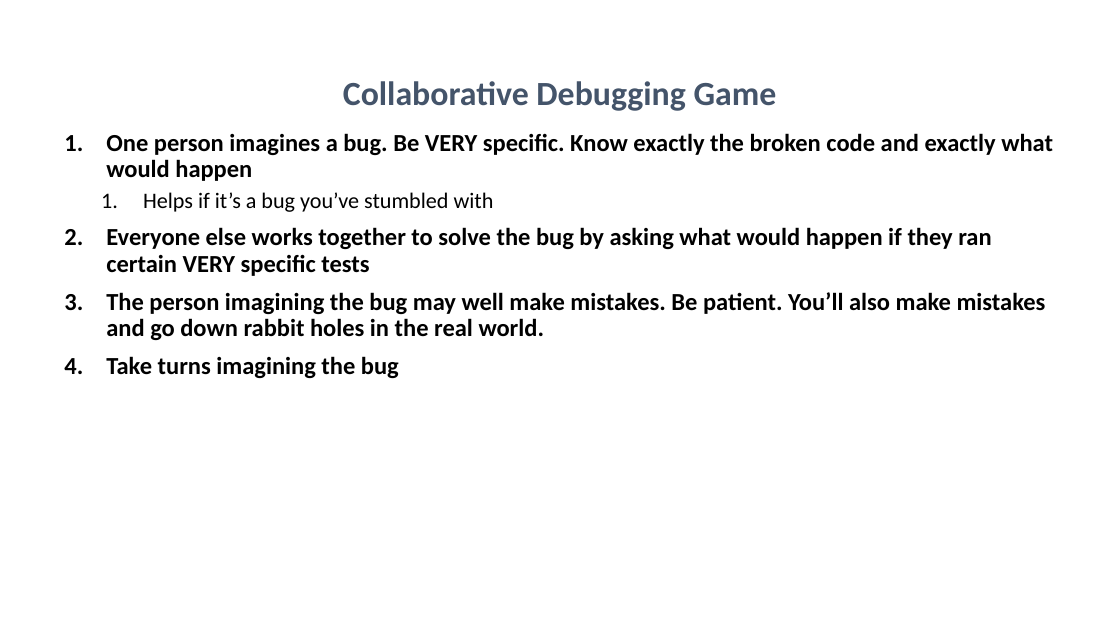
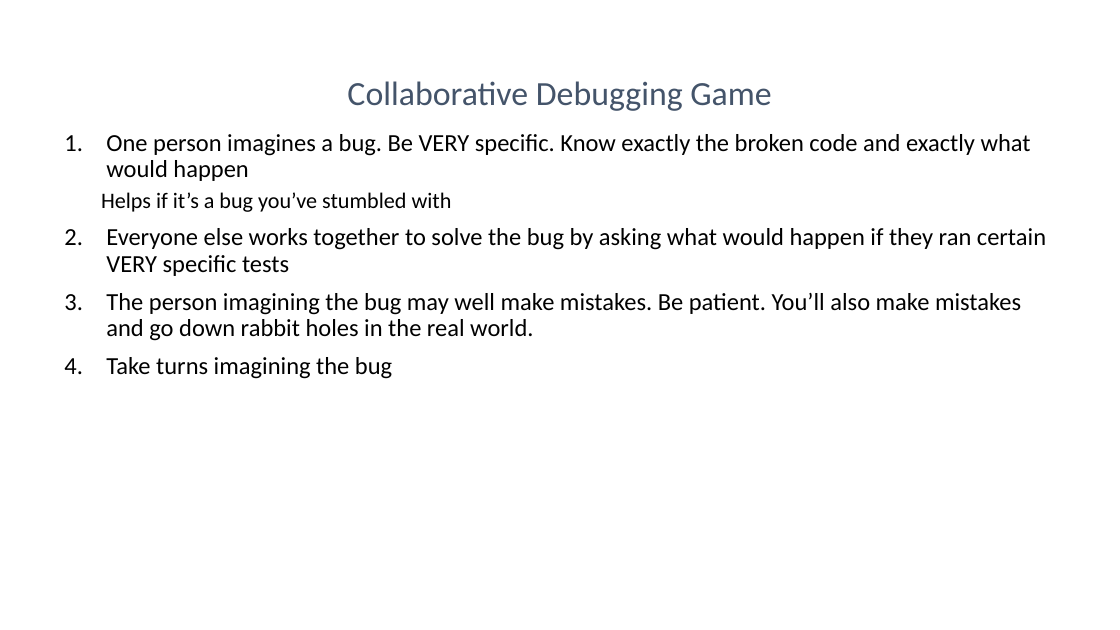
Before and after one commit to KathleenDollard/talks-debugging, a slide deck: slide 21 of Debugging.pptx (slide 22 before the commit). Drawn at 1120x630 pixels with LibreOffice and Linux fonts; fonts in the diff are those of the drawing. Boxes give left, top, right and bottom in pixels: in the first picture for what was removed or moved away, otherwise in the second. Text is boxed around its words. In the diff, an @@ line names an element or a change of style, - is before the commit and + after.

Commit message:
formatting

```diff
--- a/Debugging.pptx
+++ b/Debugging.pptx
@@ title "Collaborative Debugging Game" at (347, 81, 771, 111): bold off @@
@@ text "One person imagines a bug. ..." at (101, 134, 1046, 379): bold off; bullet 1. to none @@
```
Also in this commit, not shown: 3 other slides changed, 1 slide removed.
